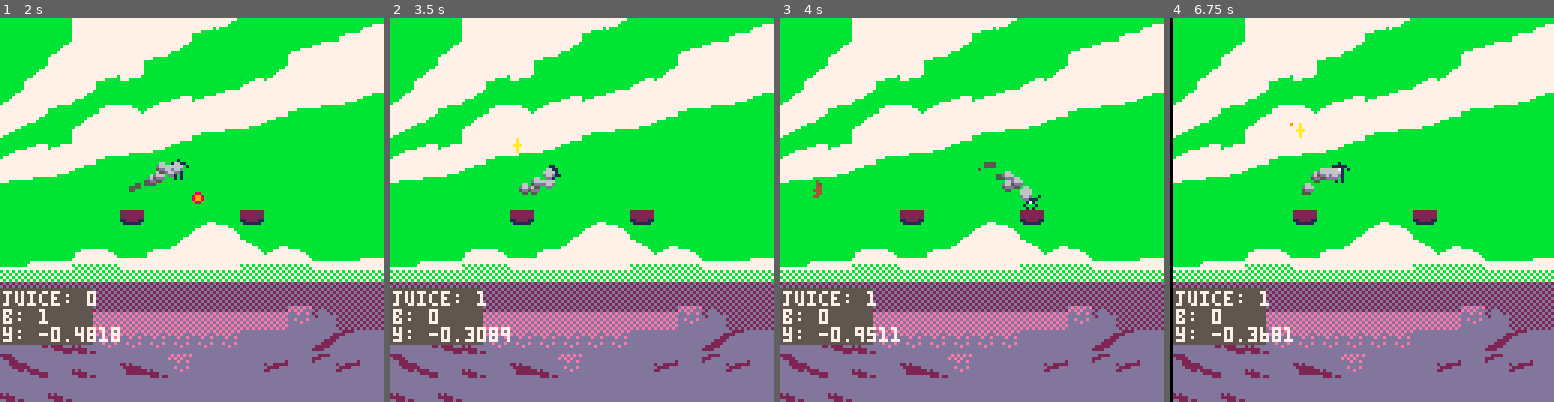
Above: before the commit, frames 1-4 (left to right).
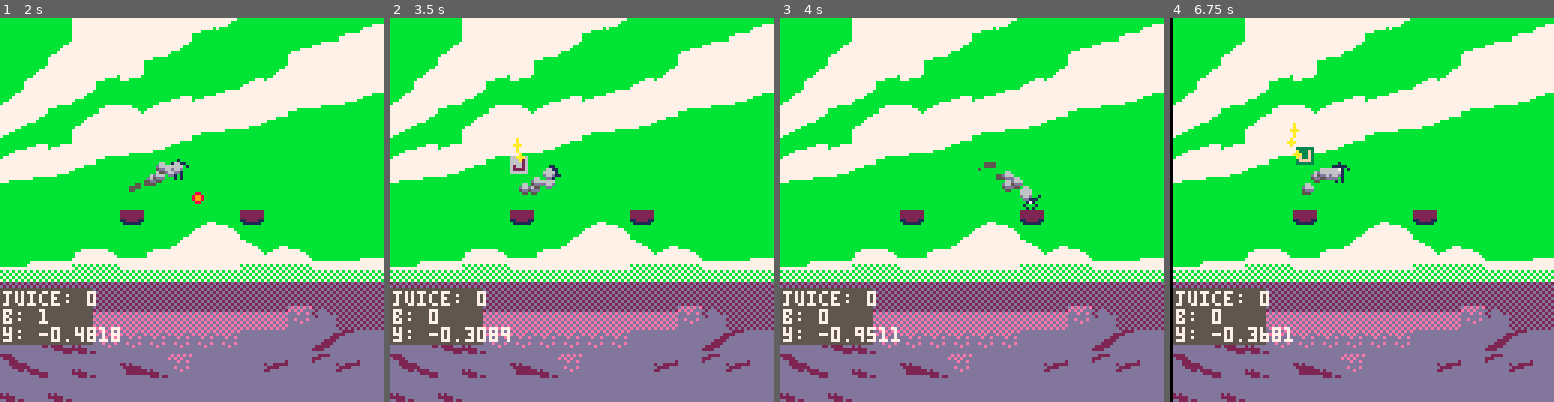
Above: after the commit, the same moments.

Repository: Jebuu/LD40
Game: PICO-8 cartridge ld40.p8
Two runs of this game, one before a commit and one after it. Both use one fixed random seed, a clock stepped at 60 frames per second and the inputs below.
Inputs:
- Up to frame 1 (2 s): tap X (X key) at 0.33, 1.07, 1.85 s; tap O (Z key) at 0.7, 1.7 s; hold Right from 1.6 s (still down)
- Up to frame 2 (3.5 s): release Right at 2.1 s; tap O (Z key) every 0.4 s from 2.1 to 3.3 s; hold Up 2.15-2.42 s; hold Right 2.47-3.03 s; tap X (X key) at 2.97 s; hold Left from 3.08 s (still down)
- Up to frame 3 (4 s): release Left at 3.58 s; hold Down 3.63-3.97 s; tap O (Z key) at 3.7 s
- Up to frame 4 (6.75 s): hold Right 4.02-4.68 s; tap X (X key) at 4.08, 5.2, 6.32 s; tap O (Z key) every 0.4 s from 4.1 to 6.5 s; hold Up 4.73-5.03 s; hold Left 5.08-5.68 s; hold Down 5.73-6.03 s; hold Right 6.08-6.58 s; hold Right from 6.63 s (still down)

Frame 1 is identical in both runs. In frame 2, 0.3% of the frame differs, in the area x 22-36%, y 35-75%; in frame 3, 0.1%; in frame 4, 0.4%, in the area x 23-38%, y 27-75%.

Commit message:
added move towards point

Diff:
--- a/ld40.p8
+++ b/ld40.p8
@@ -190,14 +190,13 @@
     end
 end
 
-function move_enemy( a )
-    if ( get_distance( a.pt, player.pt ) < hit_margin ) then
+function move_enemy( e )
+    if ( get_distance( e.pt, player.pt ) < hit_margin ) then
         juice_count -= 1
         sfx(snd.lose_juice)
-        del( enemies, a)
+        del( enemies, e)
     else
-        if ( a.pt.x <= player.pt.x ) then a.pt.x += 1 elseif ( a.pt.x >= player.pt.x ) then a.pt.x -= 1 end
-        if ( a.pt.y <= player.pt.y ) then a.pt.y += 1 elseif ( a.pt.y >= player.pt.y ) then a.pt.y -= 1 end
+        move_towards_point ( e, player.pt, 1 )
     end
 end
 
@@ -211,7 +210,7 @@
             a.tpt.y = ry -5
         end
     end
-    if ( get_distance( a.pt, player.pt ) < hit_margin*2 ) then
+    if ( get_distance( a.pt, player.pt ) < hit_margin ) then
         juice_count += 1
         sfx(snd.gain_juice)
         del( juices, a)
@@ -241,6 +240,18 @@
     end
 end
 
+function move_towards_point( obj, pt, speed )
+    dx = obj.pt.x - pt.x
+    dy = obj.pt.y - pt.y
+
+    angle = atan2( dy, dx ) * 5
+    local vx = cos( angle ) * speed;
+    local vy = sin( angle ) * speed;
+
+    obj.pt.x += vx
+    obj.pt.y -= vy
+end
+
 function actor_draw()
 
     if ( player.state == 1) then
@@ -260,7 +270,6 @@
     end
 
     for j in all( juices ) do
-        spr( 160, j.pt.x, j.pt.y)
         if (not j.col) j.col = 0
         j.col += 1
         if (j.col >= 16) j.col = 0
@@ -300,6 +309,7 @@
         if ( a.type == 1 ) then -- enemy
             a.list = enemies
             add( a.list, a )
+            move_towards_point ( a, player.pt, 1 )
         end
         if ( a.type == 2 ) then -- juice
             a.list = juices
